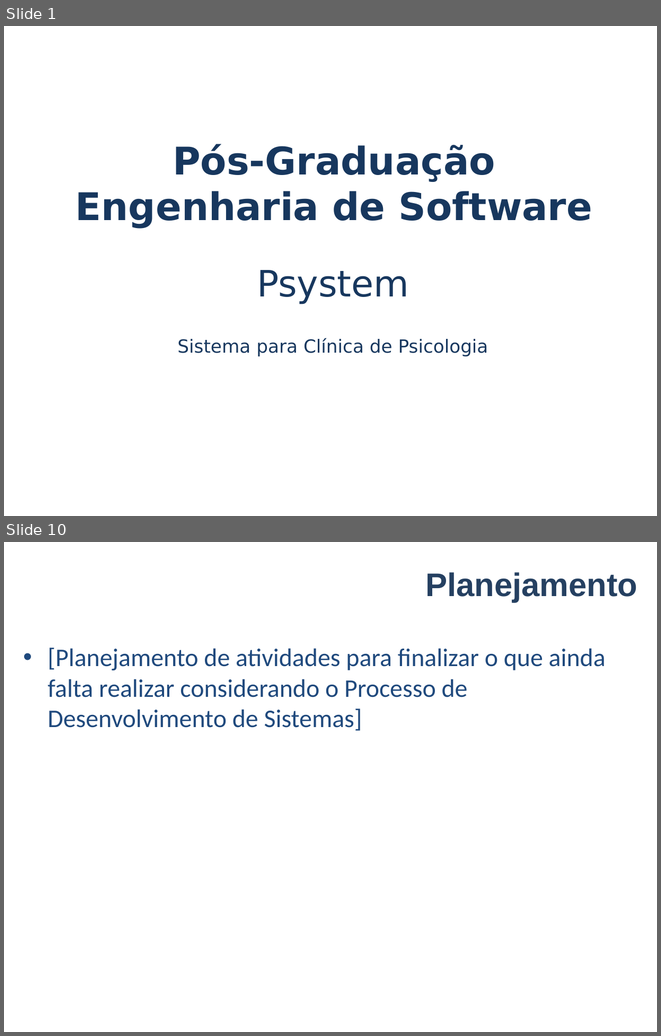
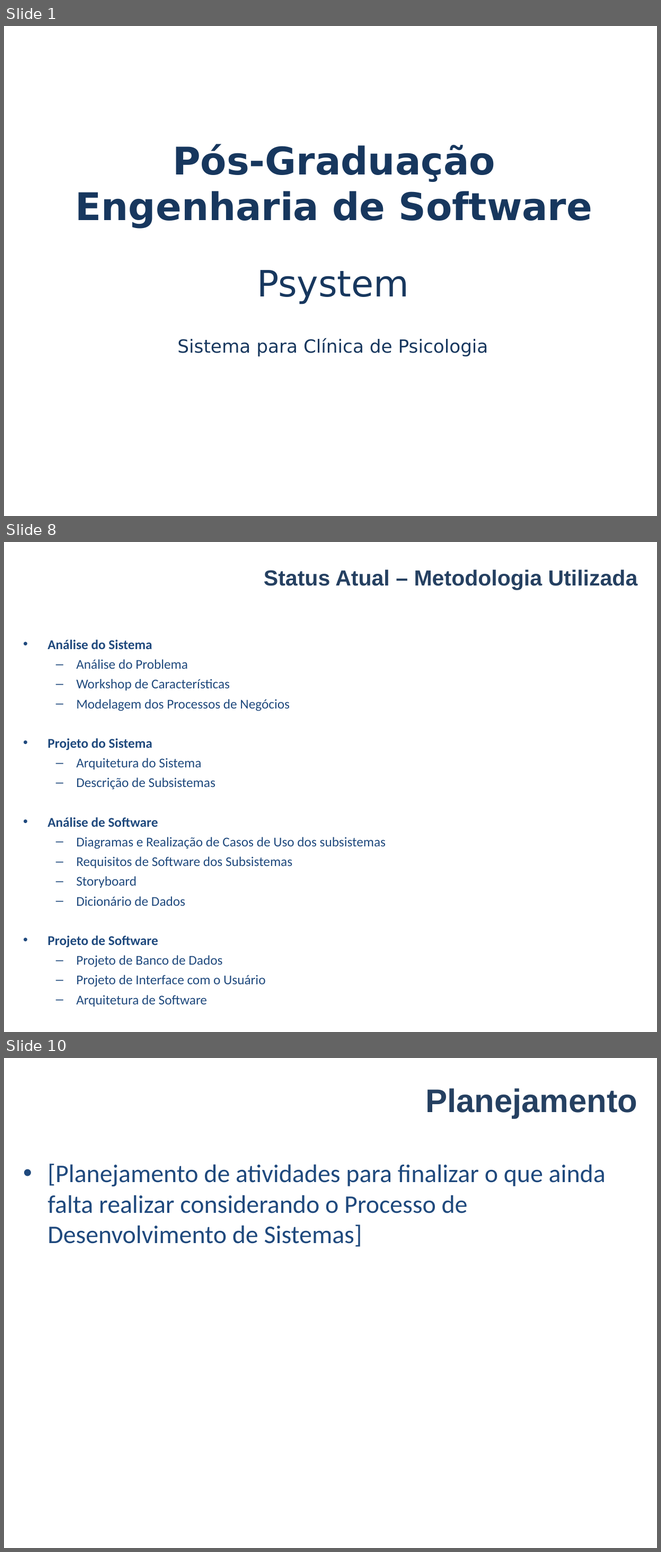
Before and after one commit to VagnerAlcantara/TCC, a slide deck: AnteProjeto/Apresentacao do Anteprojeto.ppt. Shown one above the other, each under a label of ours: slides 1 and 10 before the commit, slides 1, 8 and 10 after it; the slides between them are not shown. The pictures are 661x1036 and 661x1552 pixels, drawn with LibreOffice and Linux fonts; fonts in the diff are those of the drawing; background and template pictures are left out. Boxes give left, top, right and bottom in pixels: in the first picture for what was removed or moved away, otherwise in the second. Text is boxed around its words. In the diff, an @@ line names an element or a change of style, - is before the commit and + after.

```diff
--- a/AnteProjeto/Apresentacao do Anteprojeto.ppt
+++ b/AnteProjeto/Apresentacao do Anteprojeto.ppt
@@ slide 8 added at [4,542,657,1032], background #FFFFFF @@
@@ title added at [264,570,638,590], 24 pt, text #254061, bold @@
+Status Atual – Metodologia Utilizada
@@ text added at [47,640,386,1006], 14.8 pt, text #1F497D @@
+• Análise do Sistema
+  – Análise do Problema
+  – Workshop de Características
+  – Modelagem dos Processos de Negócios
+• Projeto do Sistema
+  – Arquitetura do Sistema
+  – Descrição de Subsistemas
+• Análise de Software
+  – Diagramas e Realização de Casos de Uso dos subsistemas
+  – Requisitos de Software dos Subsistemas
+  – Storyboard
+  – Dicionário de Dados
+• Projeto de Software
+  – Projeto de Banco de Dados
+  – Projeto de Interface com o Usuário
+  – Arquitetura de Software
```
Also in this commit, not shown: 5 slides changed, 2 other slides added, 3 slides removed.
